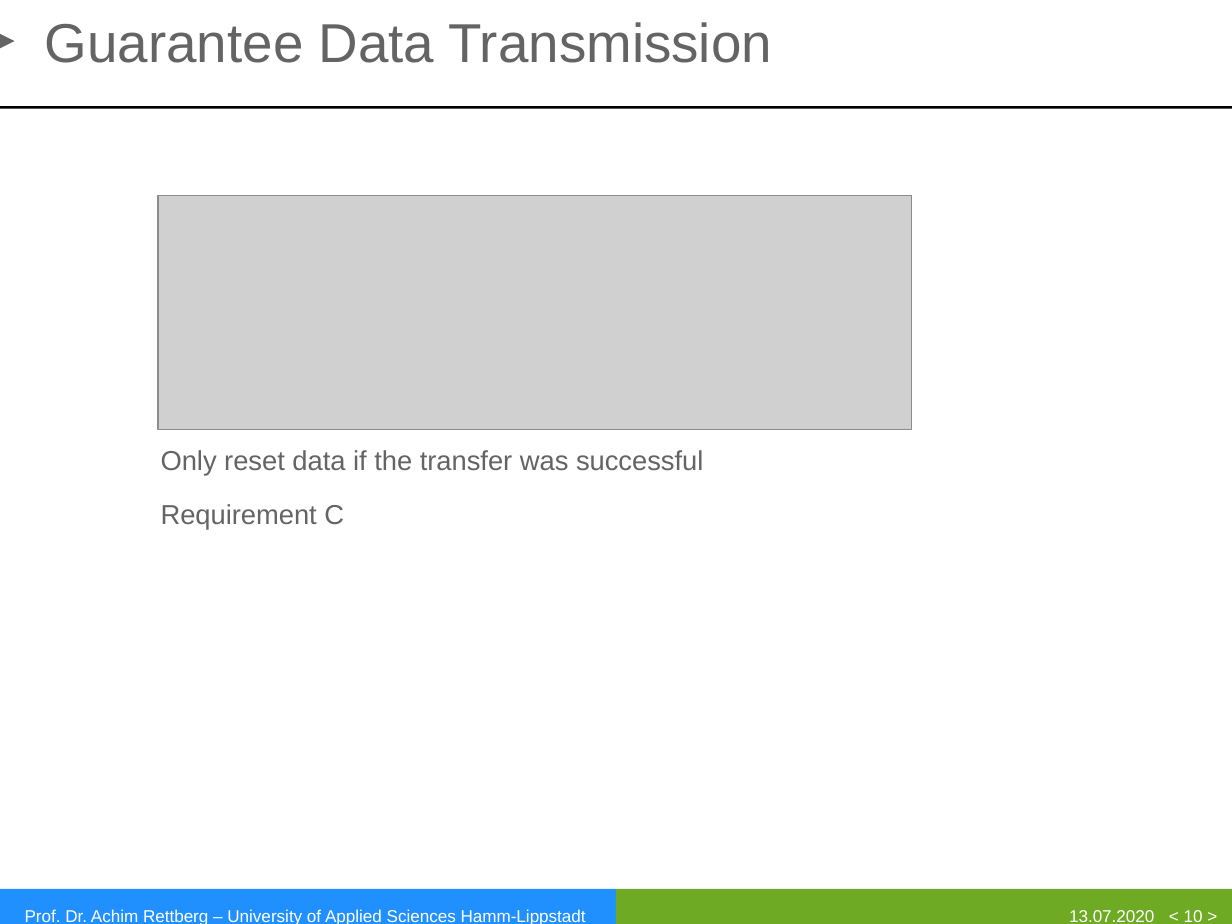
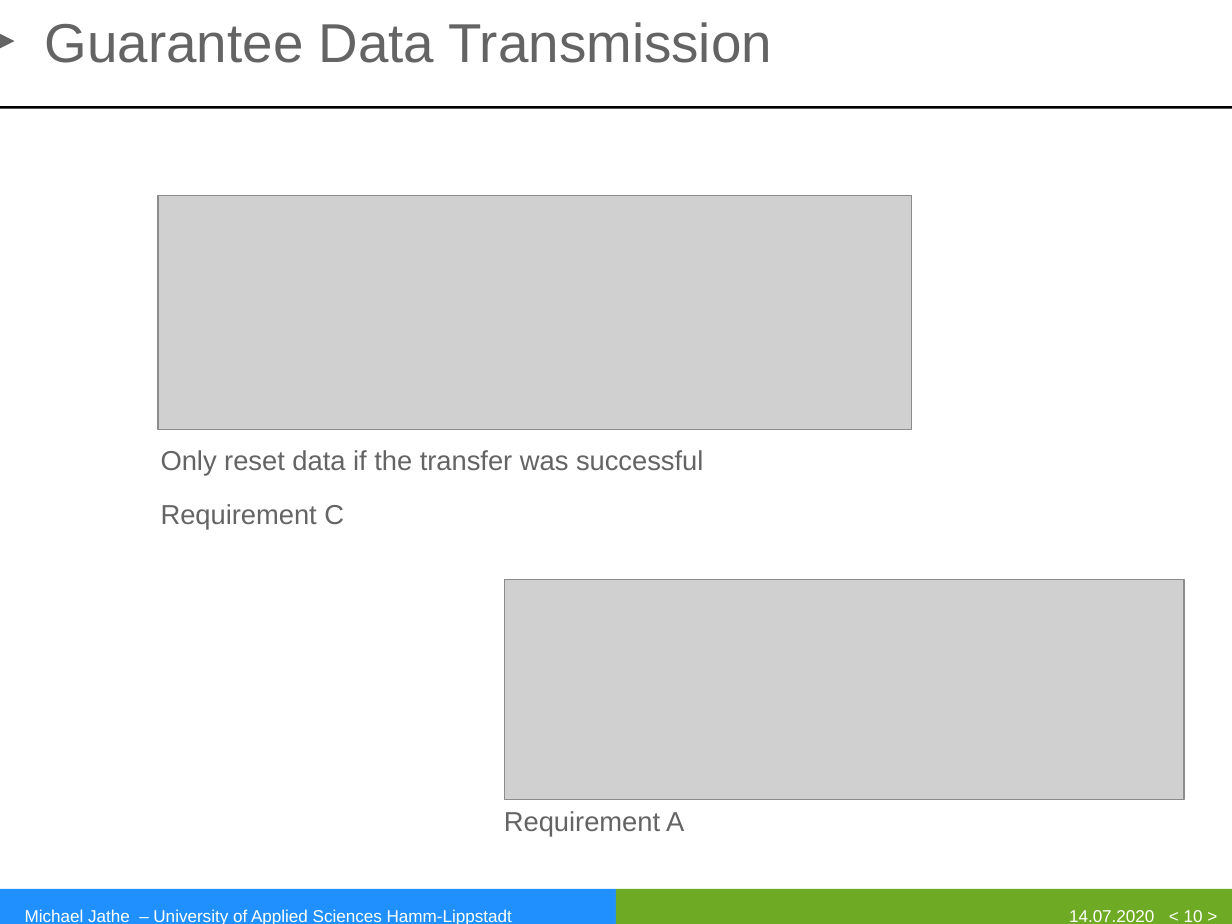
Before and after one commit to mjathe/car_mqtt, a slide deck: slide 10 of Präsentation/Broker redundancy.pptx. Drawn at 1232x924 pixels with LibreOffice and Linux fonts; fonts in the diff are those of the drawing; grey boxes stand for pictures; background and template pictures are left out. Boxes give left, top, right and bottom in pixels: in the first picture for what was removed or moved away, otherwise in the second. Text is boxed around its words. In the diff, an @@ line names an element or a change of style, - is before the commit and + after.

```diff
--- a/Präsentation/Broker redundancy.pptx
+++ b/Präsentation/Broker redundancy.pptx
@@ picture added at bbox=[504, 579, 1184, 800] @@
@@ text added at bbox=[504, 811, 684, 836], 16 pt, text #646464 @@
+Requirement A
@@ text at bbox=[25, 909, 512, 924]: text changed @@
-Prof. Dr. Achim Rettberg – University of Applied Sciences Hamm-Lippstadt
+Michael Jathe – University of Applied Sciences Hamm-Lippstadt
@@ text at bbox=[1069, 910, 1154, 922]: text changed @@
-13.07.2020
+14.07.2020
```
Also in this commit, not shown: 11 other slides changed, 1 slide added.
